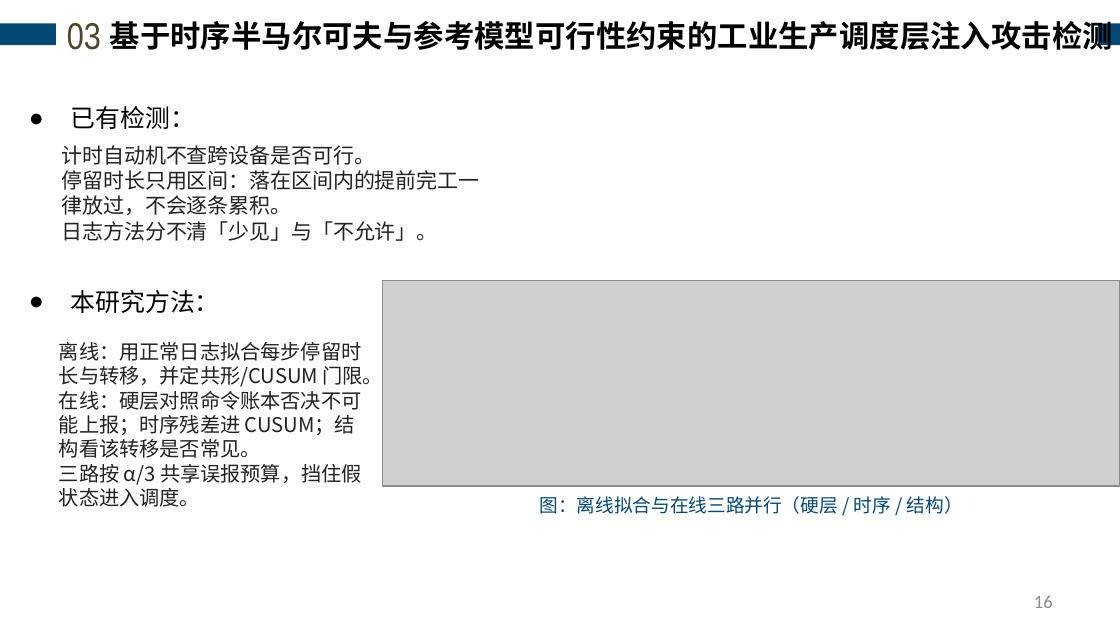
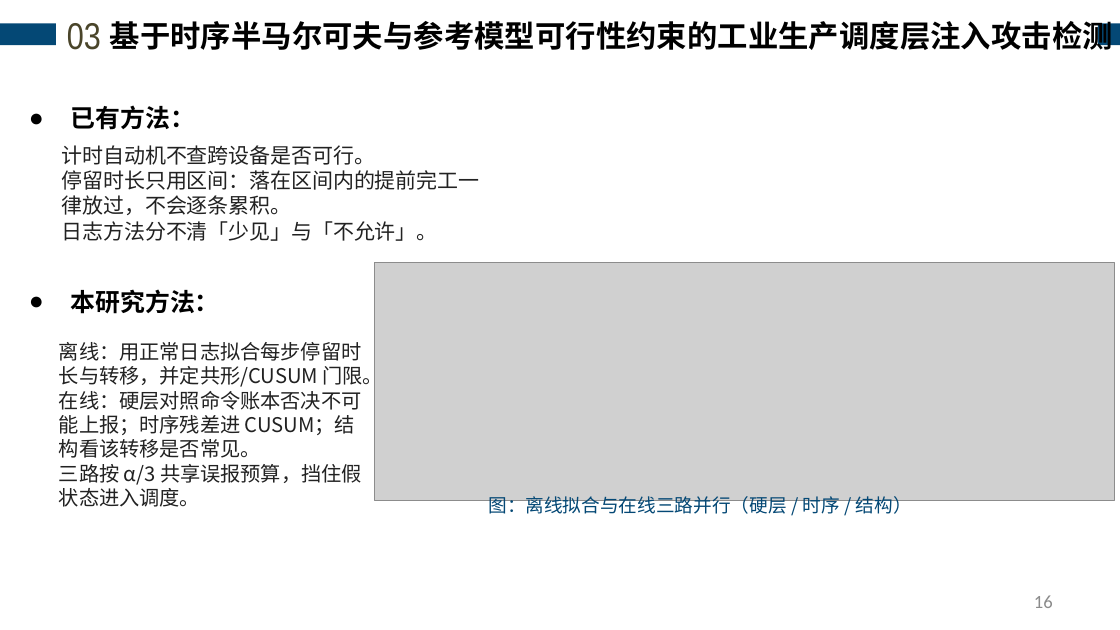
Before and after one commit to analyst2004lx/paper01, a slide deck: slide 16 of 开题报告/于琪-开题PPT(20260909).pptx. Drawn at 1120x630 pixels with LibreOffice and Linux fonts; fonts in the diff are those of the drawing; grey boxes stand for pictures. Boxes give left, top, right and bottom in pixels: in the first picture for what was removed or moved away, otherwise in the second. Text is boxed around its words. In the diff, an @@ line names an element or a change of style, - is before the commit and + after.

```diff
--- a/开题报告/于琪-开题PPT(20260909).pptx
+++ b/开题报告/于琪-开题PPT(20260909).pptx
@@ text at bbox=[71, 105, 195, 130]: text changed; bold on @@
-● 已有检测：
+● 已有方法：
@@ picture: place and size @@
-picture at bbox=[383, 281, 1120, 486]
+picture at bbox=[374, 262, 1114, 501]
@@ text "本研究方法：" at bbox=[71, 289, 220, 314]: bold on @@
@@ text "图：离线拟合与在线三路并行（硬层 / 时序 / 结构）" rewrapped from bbox=[540, 496, 963, 514] to bbox=[488, 496, 912, 518] @@
```
Also in this commit, not shown: 1 other slide changed, 6 other files.
